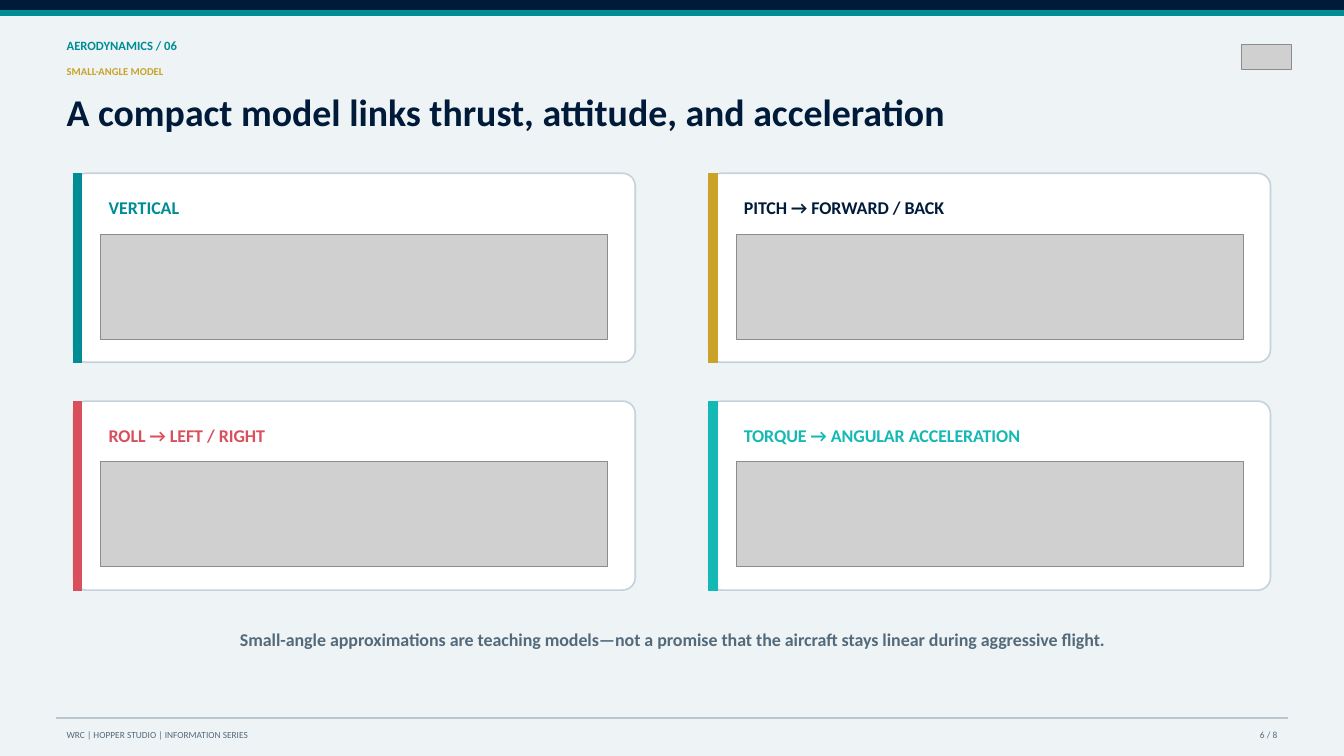
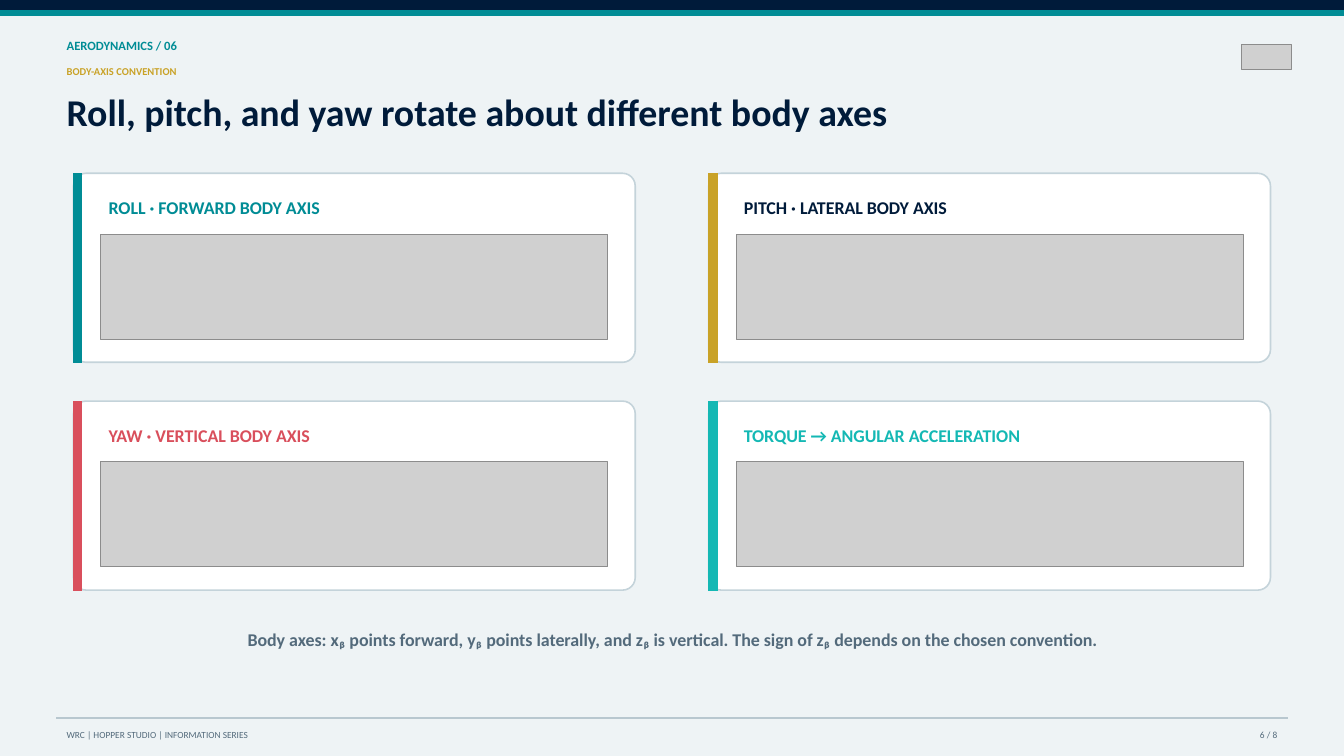
Before and after one commit to ender18g/hopper_drone, a slide deck: slide 6 of information-source-decks/02-quadrotor-aerodynamics.pptx. Drawn at 1344x756 pixels with LibreOffice and Linux fonts; fonts in the diff are those of the drawing; grey boxes stand for pictures. Boxes give left, top, right and bottom in pixels: in the first picture for what was removed or moved away, otherwise in the second. Text is boxed around its words. In the diff, an @@ line names an element or a change of style, - is before the commit and + after.

```diff
--- a/information-source-decks/02-quadrotor-aerodynamics.pptx
+++ b/information-source-decks/02-quadrotor-aerodynamics.pptx
@@ text at [67, 68, 176, 75]: text changed @@
-SMALL-ANGLE MODEL
+BODY-AXIS CONVENTION
@@ text at [67, 99, 887, 132]: text changed @@
-A compact model links thrust, attitude, and acceleration
+Roll, pitch, and yaw rotate about different body axes
@@ text at [109, 202, 320, 214]: text changed @@
-VERTICAL
+ROLL · FORWARD BODY AXIS
@@ text at [744, 202, 947, 214]: text changed @@
-PITCH → FORWARD / BACK
+PITCH · LATERAL BODY AXIS
@@ text at [109, 430, 310, 442]: text changed @@
-ROLL → LEFT / RIGHT
+YAW · VERTICAL BODY AXIS
@@ text at [248, 633, 1097, 649]: text changed @@
-Small-angle approximations are teaching models—not a promise that the aircraft stays linear during aggressive flight.
+Body axes: xᵦ points forward, yᵦ points laterally, and zᵦ is vertical. The sign of zᵦ depends on the chosen convention.
```
Also in this commit, not shown: 8 other files.
